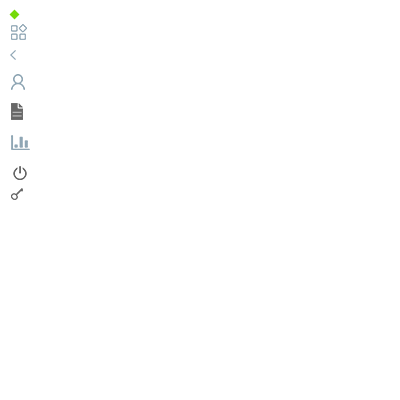
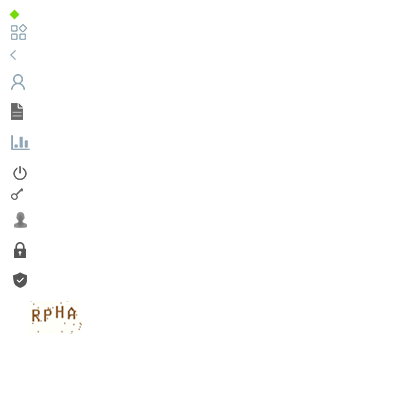
Layers edited between the first and the second 400×400 image:
added layer "验证码" above "Lock 拷贝 2" over [13, 272, 27, 288]
added layer "Lock 拷贝 2" above "图层 2" over [14, 242, 26, 258]
added layer "图层 2" above "图层 3" over [14, 212, 27, 228]
added layer "图层 3" above "矩形 1 拷贝 3" over [29, 301, 82, 334]
added layer "矩形 1 拷贝 3" above "图层 1" over [29, 301, 82, 334]
